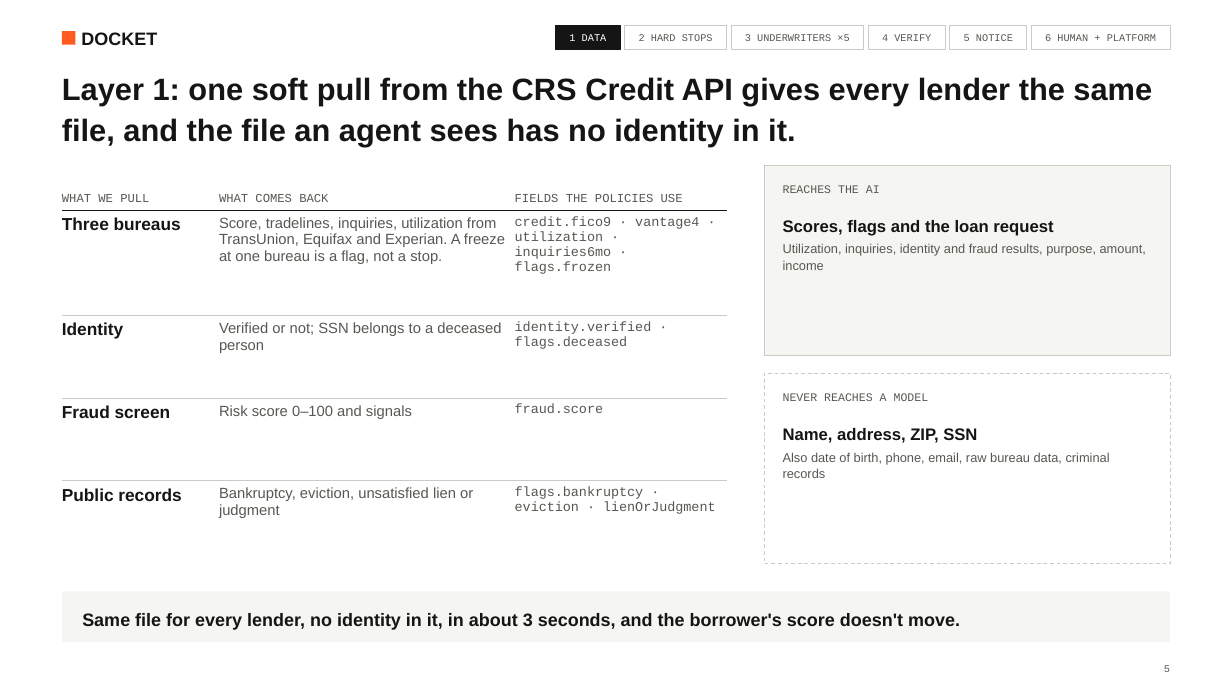
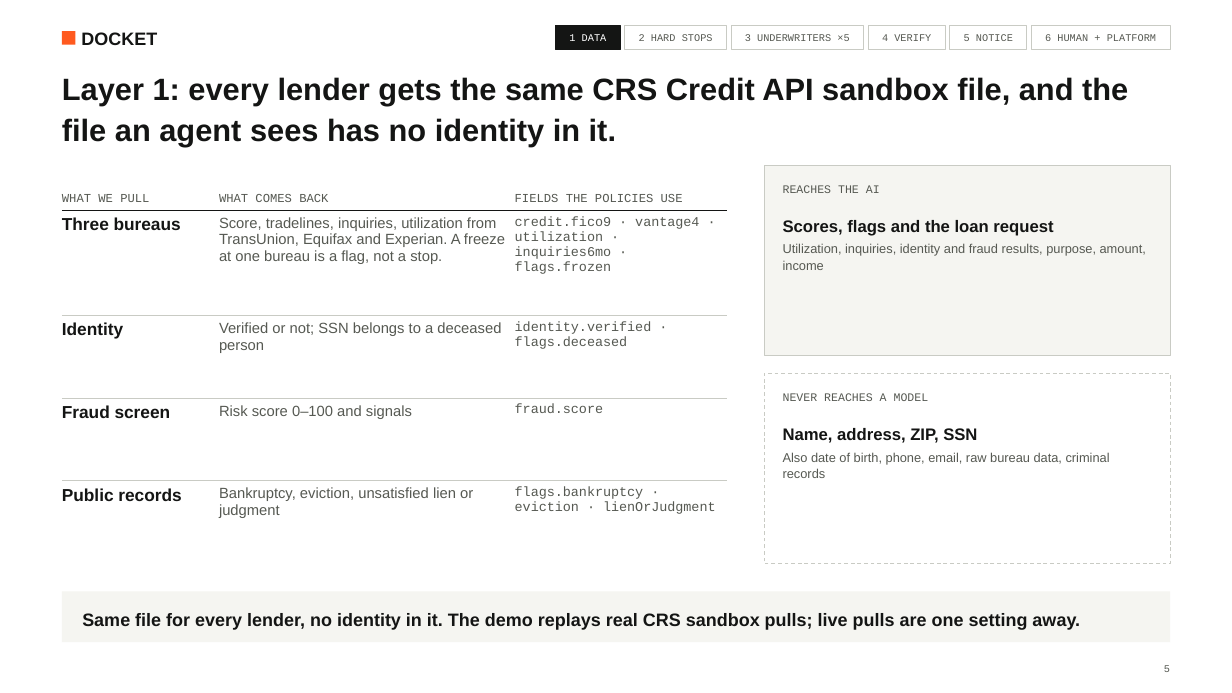
Before and after one commit to alphagengar1/docket, a slide deck: slide 7 of design/deck/pitch/docket-deck-v7-technical.pptx. Drawn at 1232x693 pixels with LibreOffice and Linux fonts; fonts in the diff are those of the drawing. Boxes give left, top, right and bottom in pixels: in the first picture for what was removed or moved away, otherwise in the second. Text is boxed around its words. In the diff, an @@ line names an element or a change of style, - is before the commit and + after.

```diff
--- a/design/deck/pitch/docket-deck-v7-technical.pptx
+++ b/design/deck/pitch/docket-deck-v7-technical.pptx
@@ text at <box>62,77,1128,147</box>: text changed @@
-Layer 1: one soft pull from the CRS Credit API gives every lender the same file, and the file an agent sees has no identity in it.
+Layer 1: every lender gets the same CRS Credit API sandbox file, and the file an agent sees has no identity in it.
@@ text at <box>82,613,1080,630</box>: text changed @@
-Same file for every lender, no identity in it, in about 3 seconds, and the borrower's score doesn't move.
+Same file for every lender, no identity in it. The demo replays real CRS sandbox pulls; live pulls are one setting away.
```
Also in this commit, not shown: 1 other slide changed, 6 other files.
